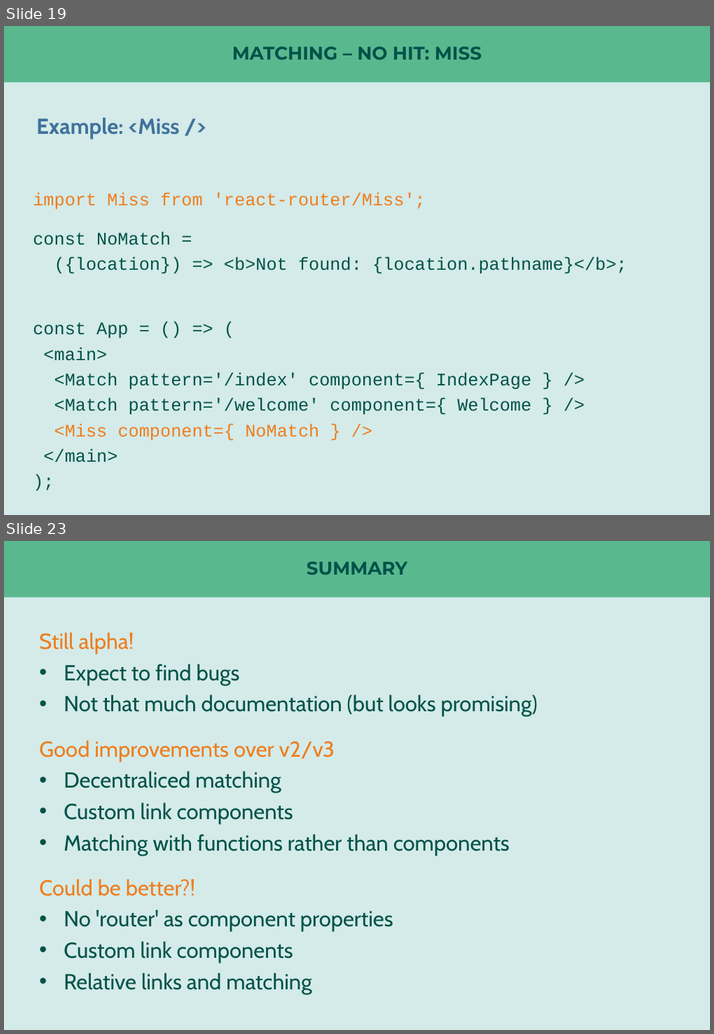
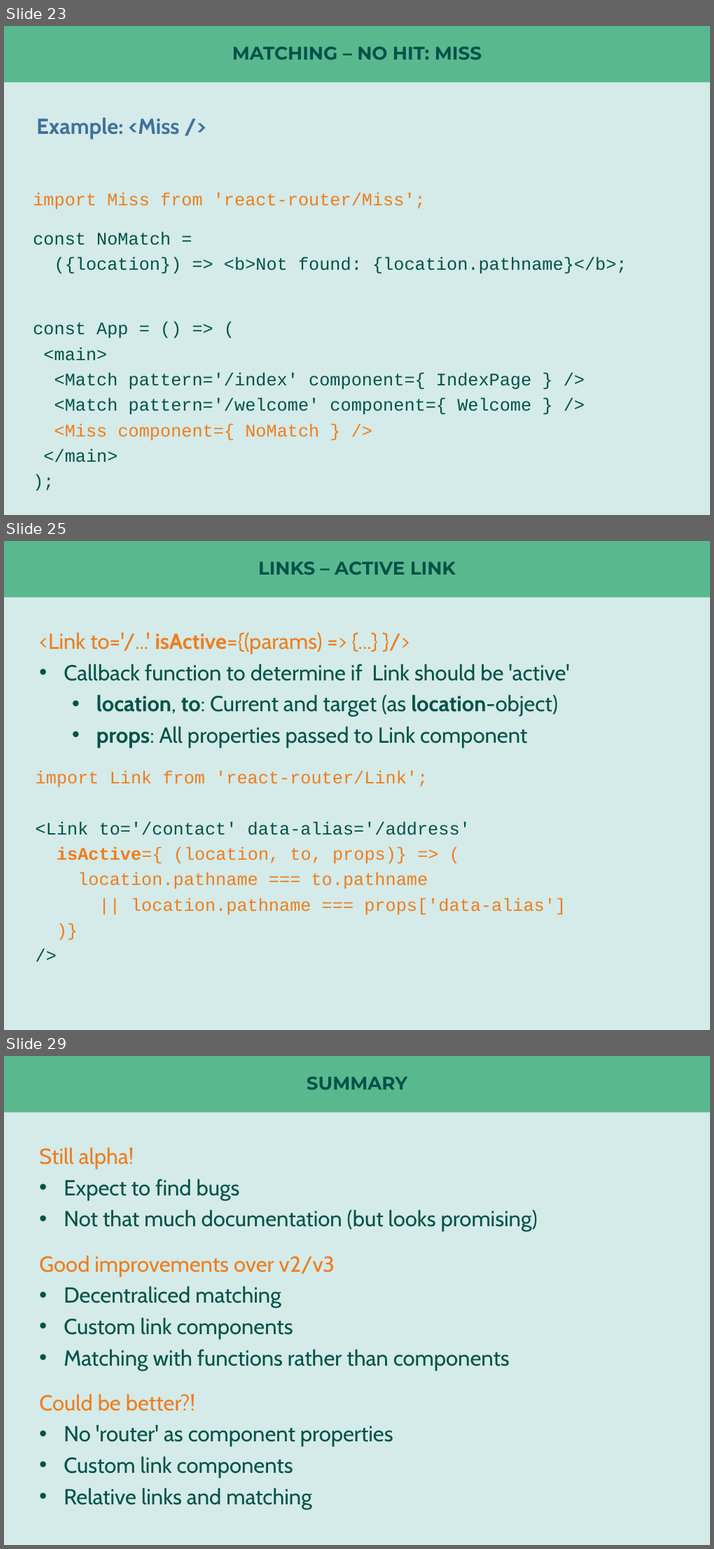
Before and after one commit to nilshartmann/react-rr4-example, a slide deck: react-router-meetup.pptx. Shown one above the other, each under a label of ours: slides 19 and 23 before the commit, slides 23, 25 and 29 after it; the slides between them are not shown. The pictures are 714x1034 and 714x1549 pixels, drawn with LibreOffice and Linux fonts; fonts in the diff are those of the drawing. Boxes give left, top, right and bottom in pixels: in the first picture for what was removed or moved away, otherwise in the second. Text is boxed around its words. In the diff, an @@ line names an element or a change of style, - is before the commit and + after.

```diff
--- a/react-router-meetup.pptx
+++ b/react-router-meetup.pptx
@@ slide 25 added at bbox=[4, 541, 710, 1030], background #D4EBE9; not listed: 1 template element that a slide beside it also shows @@
@@ title added at bbox=[258, 561, 455, 575], 20.3 pt, text #025249, bold @@
+LINKS – ACTIVE LINK
@@ text added at bbox=[39, 632, 569, 748], 24 pt, text #025249 @@
+<Link to='/...' isActive={(params) => {...} }/>
+• Callback function to determine if Link should be 'active'
+  • location, to: Current and target (as location-object)
+  • props: All properties passed to Link component
@@ text added at bbox=[35, 770, 565, 915], 19.5 pt, text #EF7D1D @@
+import Link from 'react-router/Link';
+<Link to='/contact' data-alias='/address'
+isActive={ (location, to, props)} => (
+location.pathname === to.pathname
+|| location.pathname === props['data-alias']
+)}
+/>
@@ what was slide 19 is now slide 23 @@
@@ what was slide 23 is now slide 29 @@
```
Also in this commit, not shown: 6 slides changed, 6 other slides added, 1 slide removed.
